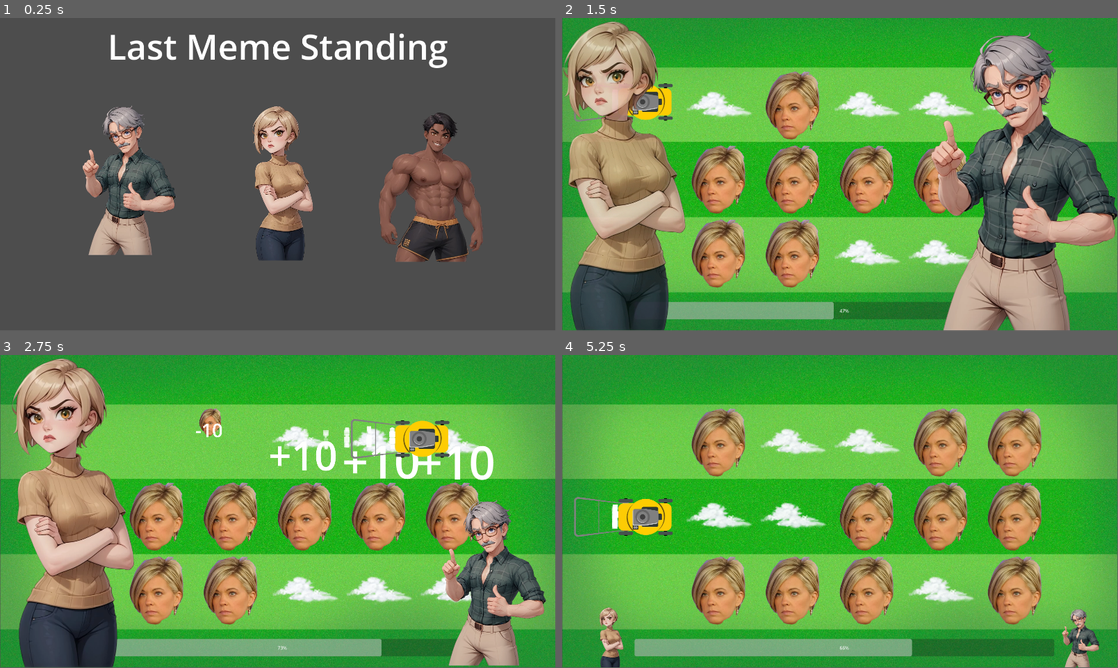
Above: before the commit, frames 1-4 (two rows, left to right).
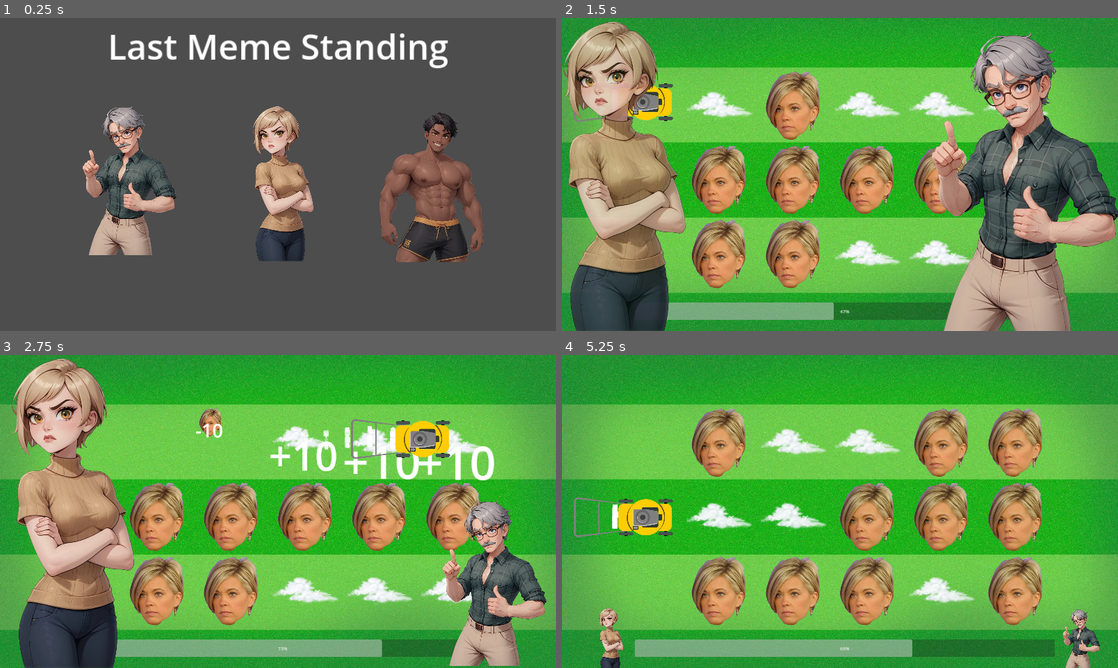
Above: after the commit, the same moments.

Repository: Andy-Tanis/last-meme-standing
Game: Godot game, scene res://scenes/select.tscn
Two runs of this game, one before a commit and one after it. Both use one fixed random seed, a clock stepped at 60 frames per second and the inputs below.
Inputs (mouse positions are in pixels of both pictures, inside the frame that each line leads up to):
- Up to frame 1 (0.25 s): no input
- Up to frame 2 (1.5 s): click (689, 180) at 0.5 s; click (623, 105) at 1.25 s
- Up to frame 3 (2.75 s): no input
- Up to frame 4 (5.25 s): click (623, 517) at 5 s
In our replay, the window is 799x449 before the commit and 800x450 after it. These sizes can differ from the game's own. Grey fills any space a smaller window leaves; there, only what the larger window draws over its background counts as a difference.

The runs differ from the first frame. In frame 1, 2.4% of the frame differs, in the area x 14-87%, y 4-78%; in frame 2, 7.0%; in frame 3, 7.4%, in the area x 0-100%, y 0-100%; in frame 4, 6.9%.

Commit message:
Add files via upload

Diff:
--- a/project.godot
+++ b/project.godot
@@ -15,7 +15,12 @@
 config/features=PackedStringArray("4.2", "Forward Plus")
 config/icon="res://icon.svg"
 
+[autoload]
+
+Global="*res://scripts/global.gd"
+
 [display]
 
 window/size/viewport_width=1920
 window/size/viewport_height=1080
+window/stretch/mode="canvas_items"
